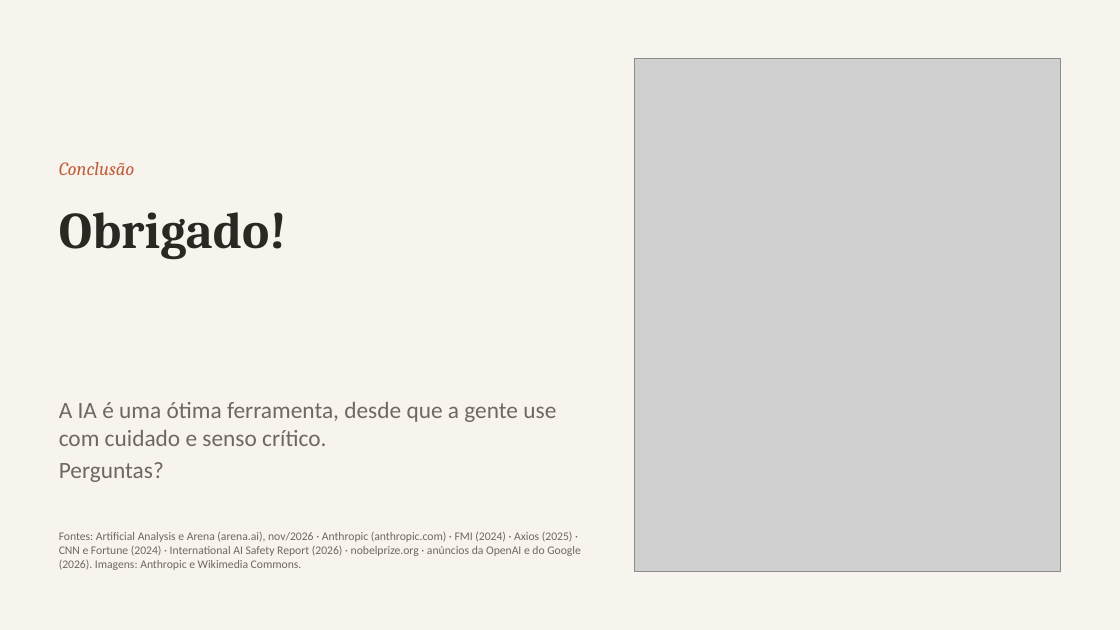
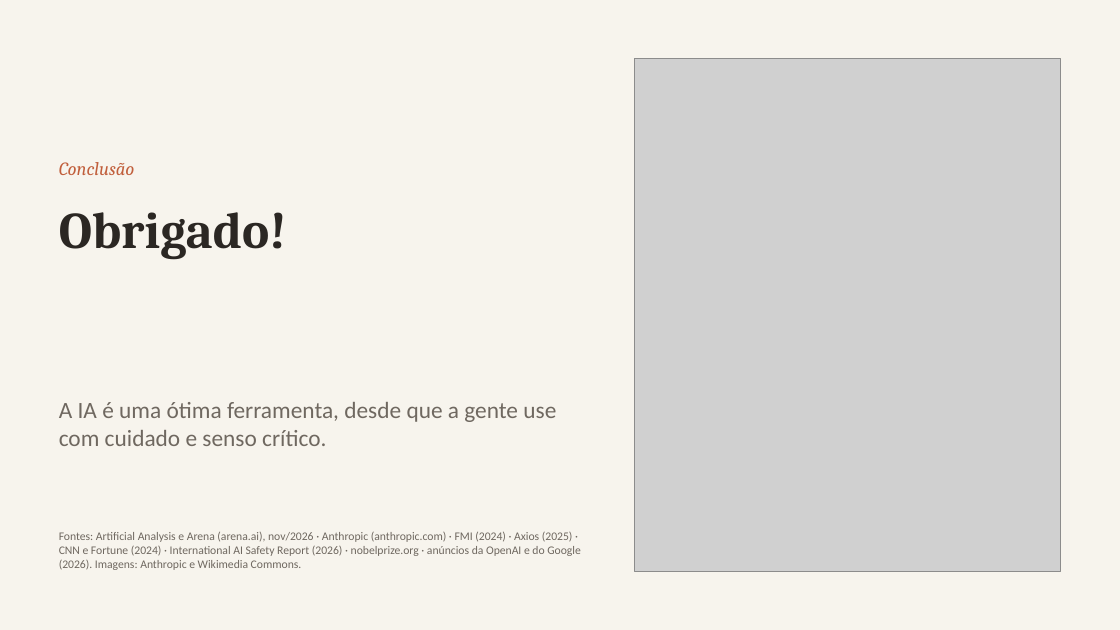
Before and after one commit to ArkhamKnight15/claude, a slide deck: slide 11 of apresentacao-ia/IA - Anthropic - Claude.pptx. Drawn at 1120x630 pixels with LibreOffice and Linux fonts; fonts in the diff are those of the drawing; grey boxes stand for pictures. Boxes give left, top, right and bottom in pixels: in the first picture for what was removed or moved away, otherwise in the second. Text is boxed around its words. In the diff, an @@ line names an element or a change of style, - is before the commit and + after.

```diff
--- a/apresentacao-ia/IA - Anthropic - Claude.pptx
+++ b/apresentacao-ia/IA - Anthropic - Claude.pptx
@@ text at bbox=[59, 462, 164, 482]: paragraph removed @@
-Perguntas?
```
Also in this commit, not shown: 3 other files.
